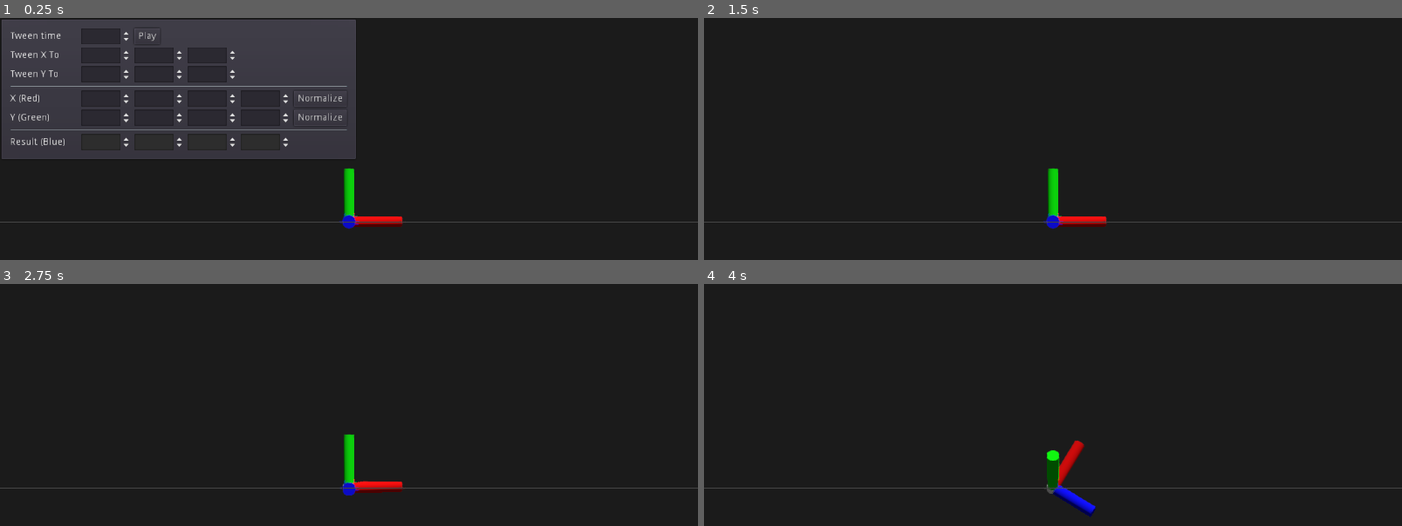
Above: before the commit, frames 1-4 (two rows, left to right).
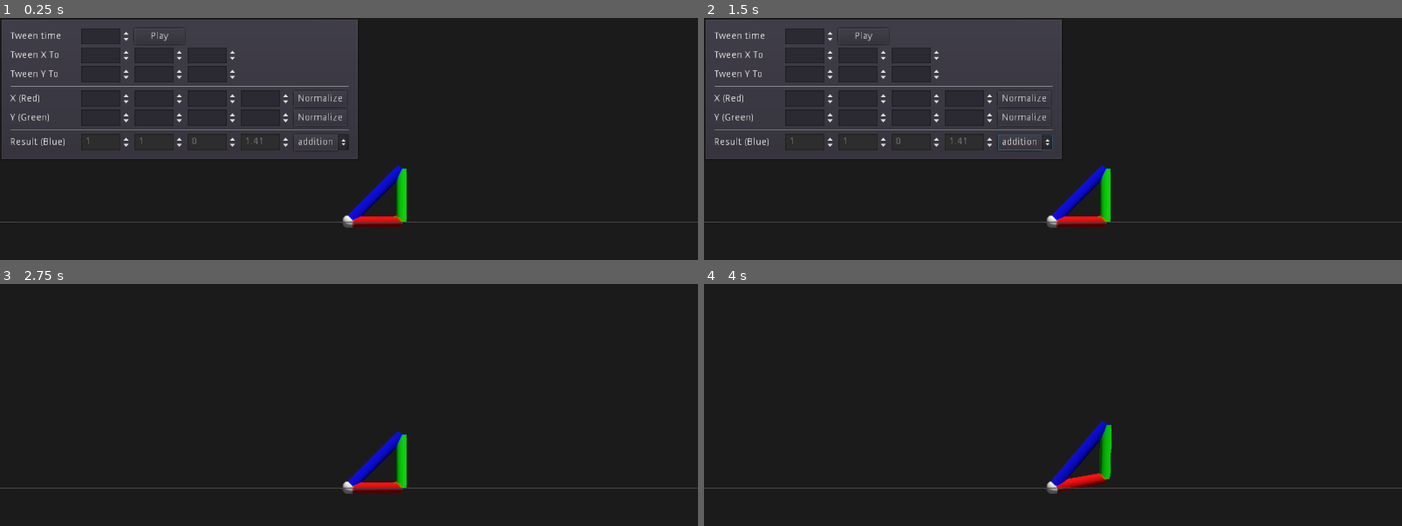
Above: after the commit, the same moments.

Repository: addmix/vector-math-visualizer
Game: Godot game, scene res://spatial.tscn
The game is run twice, just before and just after one commit, with the same random seed, the same clock (stepped at 60 frames per second) and the same inputs.
Inputs (mouse positions are in pixels of both pictures, inside the frame that each line leads up to):
- Up to frame 1 (0.25 s): no input
- Up to frame 2 (1.5 s): click (1025, 141) at 0.5 s, where only the run after the commit has a clickable "addition"; click "Play" at 1.25 s
- Up to frame 3 (2.75 s): click (160, 303) at 2 s, where only the run after the commit has a clickable "Play"
- Up to frame 4 (4 s): tap Enter at 2.75 s; move the mouse to (1206, 467) at 2.77 s; click (1206, 467) at 2.92 s; move the mouse to (913, 509) at 3.52 s; click (913, 509) at 3.67 s

The runs differ from the first frame. In frame 1, 1.4% of the frame differs, in the area x 12-59%, y 0-88%; in frame 2, 23%, in the area x 0-59%, y 0-88%; in frame 3, 1.2%; in frame 4, 1.8%.

Commit message:
added other operators

Diff:
--- a/spatial.gd
+++ b/spatial.gd
@@ -43,6 +43,10 @@
 	tween.connect("tween_completed", self, "on_tween_completed")
 	tween.connect("tween_step", self, "tween_step")
 
+	_setup_operations()
+	operation_selector.connect("item_selected", self, "on_operator_changed")
+	update_math()
+
 func set_width(width : float = 0.1):
 	call_deferred("_set_width", width)
 
@@ -130,7 +134,7 @@
 	zl.value = vector.length()
 
 func update_math() -> void:
-	set_z(x.get_vector().cross(y.get_vector()))
+	set_z(operation(x.get_vector(), y.get_vector()))
 
 #code for the horizon-aligned unit grid
 var grid_size := 20.0
@@ -217,3 +221,55 @@
 func on_tween_completed(object, key) -> void:
 	yield(get_tree().create_timer(1.0), "timeout")
 	$Control.show()
+
+
+
+
+#operation selector
+onready var operation_selector : OptionButton = $Control/PanelContainer/MarginContainer/Vectors/Z/Operation
+
+func _setup_operations() -> void:
+	operation_selector.add_item("addition", 0)
+	operation_selector.add_item("subtraction", 1)
+	operation_selector.add_item("multiplication", 2)
+	operation_selector.add_item("division", 3)
+	operation_selector.add_item("cross", 4)
+	#questionable
+	operation_selector.add_item("dot", 5)
+	operation_selector.select(0)
+
+func operation(a : Vector3, b : Vector3) -> Vector3:
+	match operation_selector.selected:
+		0:
+			#set Y vector's position to tip of X
+			y.origin = x.get_vector()
+			return a + b
+		1:
+			#set Y vector's position to tip of X
+			y.origin = x.get_vector()# - y.get_vector()
+			return a - b
+		2:
+			#set Y vector's position to origin
+			y.origin = Vector3.ZERO
+			return a * b
+		3:
+			#set Y vector's position to origin
+			y.origin = Vector3.ZERO
+			if b.x == 0.0 or b.y == 0.0 or b.z == 0.0:
+				return Vector3.ZERO
+			else:
+				return a / b
+		4:
+			#set Y vector's position to origin
+			y.origin = Vector3.ZERO
+			return a.cross(b)
+		5:
+			#set Y vector's position to origin
+			y.origin = Vector3.ZERO
+			return Vector3(a.dot(b), 0, 0)
+		_:
+			y.origin = Vector3.ZERO
+			return Vector3.ZERO
+
+func on_operator_changed(index : int) -> void:
+	update_math()
--- a/spatial.tscn
+++ b/spatial.tscn
@@ -63,8 +63,9 @@
 
 [node name="Play" type="Button" parent="Control/PanelContainer/MarginContainer/Vectors/Animation"]
 margin_left = 182.0
-margin_right = 220.0
-margin_bottom = 24.0
+margin_right = 256.0
+margin_bottom = 24.0
+rect_min_size = Vector2( 74, 0 )
 text = "Play"
 
 [node name="XTo" type="HBoxContainer" parent="Control/PanelContainer/MarginContainer/Vectors"]
@@ -303,6 +304,11 @@
 step = 0.01
 value = 1.0
 editable = false
+
+[node name="Operation" type="OptionButton" parent="Control/PanelContainer/MarginContainer/Vectors/Z"]
+margin_left = 416.0
+margin_right = 445.0
+margin_bottom = 24.0
 
 [node name="WorldEnvironment" type="WorldEnvironment" parent="."]
 environment = SubResource( 1 )
--- a/vector.gd
+++ b/vector.gd
@@ -2,6 +2,7 @@
 
 onready var cylinder : CSGCylinder = $Cylinder
 var vector : Vector3 = Vector3.ZERO
+var origin : Vector3 = Vector3.ZERO setget set_origin
 
 func setup(material : SpatialMaterial) -> void:
 	cylinder.material = material
@@ -13,13 +14,22 @@
 	self.vector = vector
 	cylinder.height = vector.length()
 
-	transform.origin = vector / 2
+	transform.origin = origin + vector / 2
 
 	#prevent error if already looking at vector, or 0 length vector
 	if -transform.basis.z == vector.normalized() or vector.length() == 0:
 		return
 
-	transform = transform.looking_at(vector, Vector3(randf(), randf(), randf()))
+	transform = transform.looking_at(vector + origin, Vector3(randf(), randf(), randf()))
 
 func get_vector() -> Vector3:
 	return vector
+
+func set_origin(vec : Vector3) -> void:
+	origin = vec
+	transform.origin = origin + vector / 2
+
+	if -transform.basis.z == vector.normalized() or vector.length() == 0:
+		return
+
+	transform = transform.looking_at(vector + origin, Vector3(randf(), randf(), randf()))
